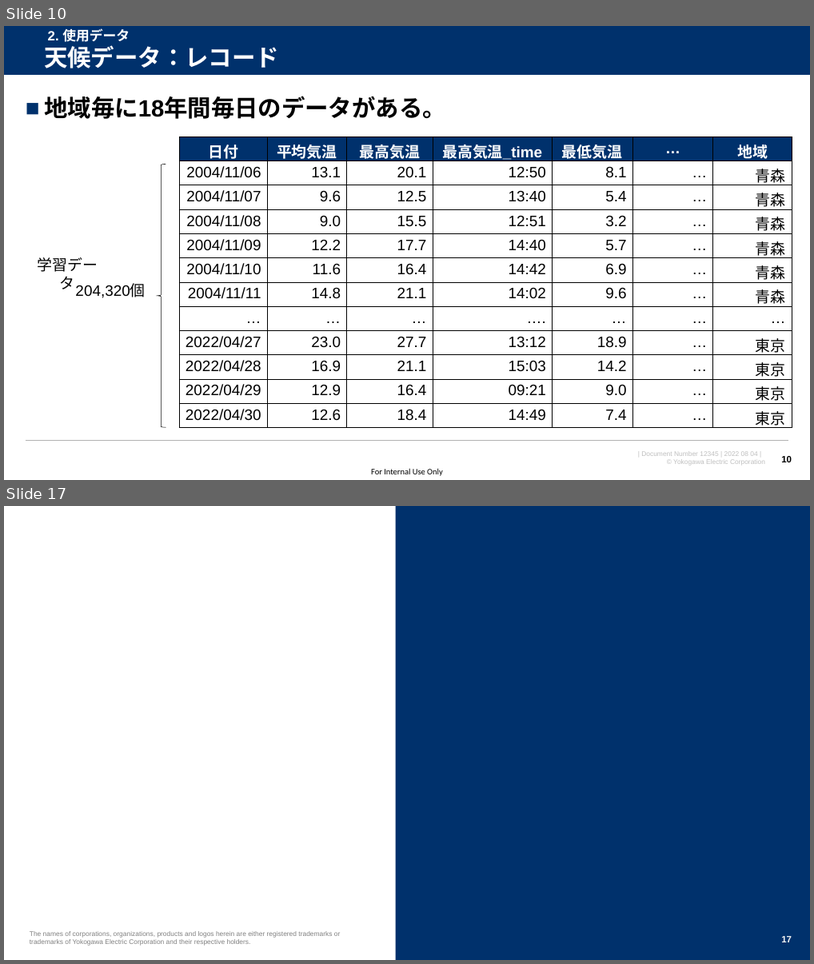
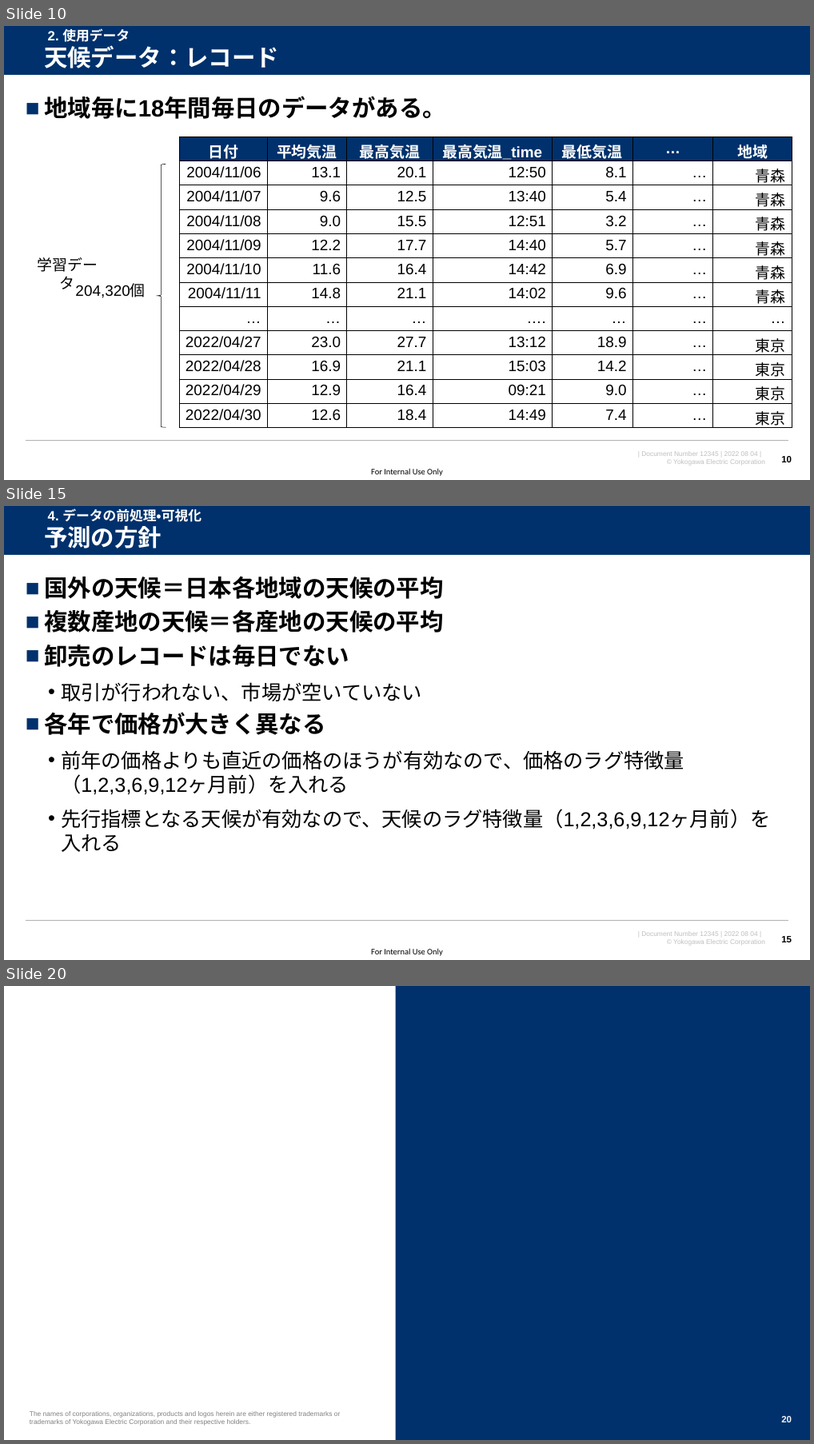
Before and after one commit to watarukumagai-git/opt, a slide deck: MMW/20220804_MMW_kumagai_rev.0.pptx. Shown one above the other, each under a label of ours: slides 10 and 17 before the commit, slides 10, 15 and 20 after it; the slides between them are not shown. The pictures are 814x964 and 814x1444 pixels, drawn with LibreOffice and Linux fonts; fonts in the diff are those of the drawing; background and template pictures are left out. Boxes give left, top, right and bottom in pixels: in the first picture for what was removed or moved away, otherwise in the second. Text is boxed around its words. In the diff, an @@ line names an element or a change of style, - is before the commit and + after.

```diff
--- a/MMW/20220804_MMW_kumagai_rev.0.pptx
+++ b/MMW/20220804_MMW_kumagai_rev.0.pptx
@@ slide 15 added at <box>4,506,810,960</box>, background #FFFFFF; not listed: 5 template elements that a slide beside it also shows @@
@@ title added at <box>44,526,162,548</box>, 28 pt, text #FFFFFF, bold @@
+予測の方針
@@ text added at <box>48,508,202,522</box>, 16 pt, text #FFFFFF, bold @@
+4. データの前処理・可視化
@@ text added at <box>44,576,770,852</box>, 24 pt, text #000000 @@
+■ 国外の天候＝日本各地域の天候の平均
+■ 複数産地の天候＝各産地の天候の平均
+■ 卸売のレコードは毎日でない
+  • 取引が行われない、市場が空いていない
+■ 各年で価格が大きく異なる
+  • 前年の価格よりも直近の価格のほうが有効なので、価格のラグ特徴量（1,2,3,6,9,12ヶ月前）を入れる
+  • 先行指標となる天候が有効なので、天候のラグ特徴量（1,2,3,6,9,12ヶ月前）を入れる
@@ page number added at <box>782,936,792,942</box>, 11 pt, text #000000, bold @@
+15
@@ what was slide 17 is now slide 20 @@
@@ page number at <box>782,1416,792,1422</box>: text changed @@
-17
+20
```
Also in this commit, not shown: 10 slides changed, 3 other slides added, 1 slide removed.
